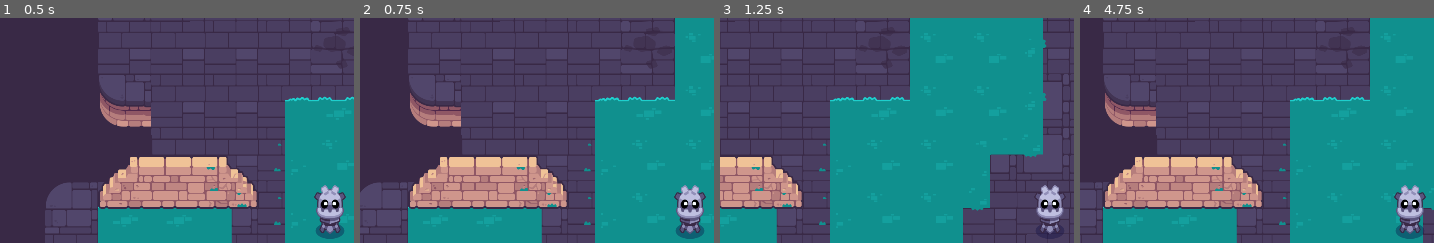
Above: before the commit, frames 1-4 (left to right).
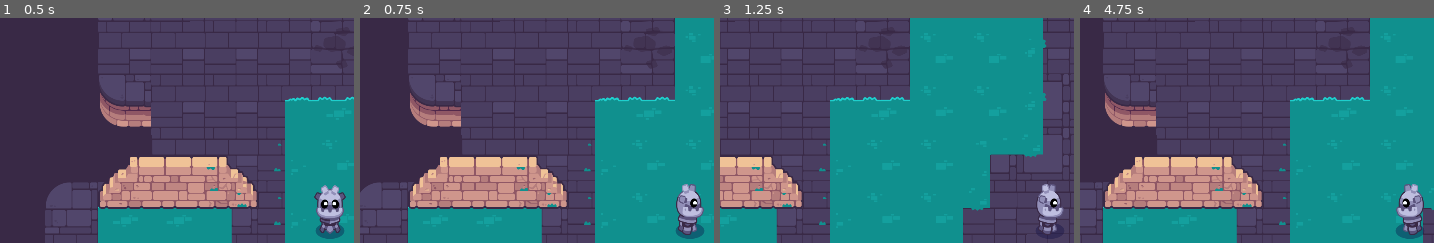
Above: after the commit, the same moments.

Repository: Tonykuang1028/Path-of-sorcerers-game
Game: Godot game, scene res://levels/test_room.tscn
Two runs of this game, one before a commit and one after it. Both use one fixed random seed, a clock stepped at 60 frames per second and the inputs below. The project has no main scene, so this scene is started directly.
Inputs (mouse positions are % of the whole screen's width and height, from its top left):
- Up to frame 1 (0.5 s): no input
- Up to frame 2 (0.75 s): tap Enter at 0.5 s; move the mouse to (81, 45) at 0.52 s; hold D (move_right) from 0.53 s (still down); tap Z at 0.6 s; click (81, 45) at 0.67 s
- Up to frame 3 (1.25 s): keep holding D (move_right); tap Space at 0.77 s
- Up to frame 4 (4.75 s): move the mouse to (34, 55) at 1.27 s; release D (move_right) at 1.28 s; hold S (move_down) 1.28-2.03 s; tap Z every 0.75 s from 1.35 to 4.35 s; tap Space at 1.52, 3.02, 3.77, 4.52 s; move the mouse to (68, 28) at 2.02 s; hold D (move_right) 2.03-2.78 s; move the mouse to (51, 70) at 2.77 s; hold W (move_up) 2.78-3.53 s; click (51, 70) at 2.92 s; move the mouse to (90, 65) at 3.52 s; hold A (move_left) from 3.53 s (still down); move the mouse to (23, 35) at 4.27 s
The pictures show only the part of the screen within x 10-60%, y 7-57%; the shares and areas given below are measured in that part.

Frame 1 is identical in both runs. In frame 2, 0.9% of the frame differs, in the area x 88-98%, y 73-97%; in frame 3, 0.8%; in frame 4, 0.9%.

Commit message:
character looking in different directions

Diff:
--- a/M10.twin_stick_workbook/player/player.gd
+++ b/M10.twin_stick_workbook/player/player.gd
@@ -1,9 +1,37 @@
 extends CharacterBody2D
 
+const GODOT_DOWN = preload("res://player/godot_bottom.png")
+const GODOT_UP_RIGHT = preload("res://player/godot_up_right.png")
+const GODOT_BOTTOM_RIGHT = preload("res://player/godot_bottom_right.png")
+const GODOT_RIGHT = preload("res://player/godot_right.png")
+const GODOT_UP = preload("res://player/godot_up.png")
+
+const UP_RIGHT = Vector2.UP + Vector2.RIGHT
+const UP_LEFT = Vector2.UP + Vector2.LEFT
+const DOWN_RIGHT = Vector2.DOWN + Vector2.RIGHT
+const DOWN_LEFT = Vector2.DOWN + Vector2.LEFT
 
 var max_speed := 600.0
+
+@onready var _skin: Sprite2D = %Skin
 
 func _physics_process(_delta: float) -> void:
 	var direction := Input.get_vector("move_left", "move_right", "move_up", "move_down")
 	velocity = direction * max_speed
 	move_and_slide()
+
+	var direction_discrete := direction.sign()
+	match direction_discrete:
+		Vector2.RIGHT, Vector2.LEFT:
+			_skin.texture = GODOT_RIGHT
+		Vector2.UP:
+			_skin.texture = GODOT_UP
+		Vector2.DOWN:
+			_skin.texture = GODOT_DOWN
+		UP_RIGHT, UP_LEFT:
+			_skin.texture = GODOT_UP_RIGHT
+		DOWN_RIGHT, DOWN_LEFT:
+			_skin.texture = GODOT_BOTTOM_RIGHT
+
+	if direction_discrete.length() > 0:
+		_skin.flip_h = direction.x < 0.0
--- a/M10.twin_stick_workbook/player/player.tscn
+++ b/M10.twin_stick_workbook/player/player.tscn
@@ -13,7 +13,8 @@
 motion_mode = 1
 script = ExtResource("1_me0e3")
 
-[node name="GodotBottom" type="Sprite2D" parent="."]
+[node name="Skin" type="Sprite2D" parent="."]
+unique_name_in_owner = true
 position = Vector2(-5.30223, 24)
 scale = Vector2(0.943, 1)
 texture = ExtResource("1_48tw5")
